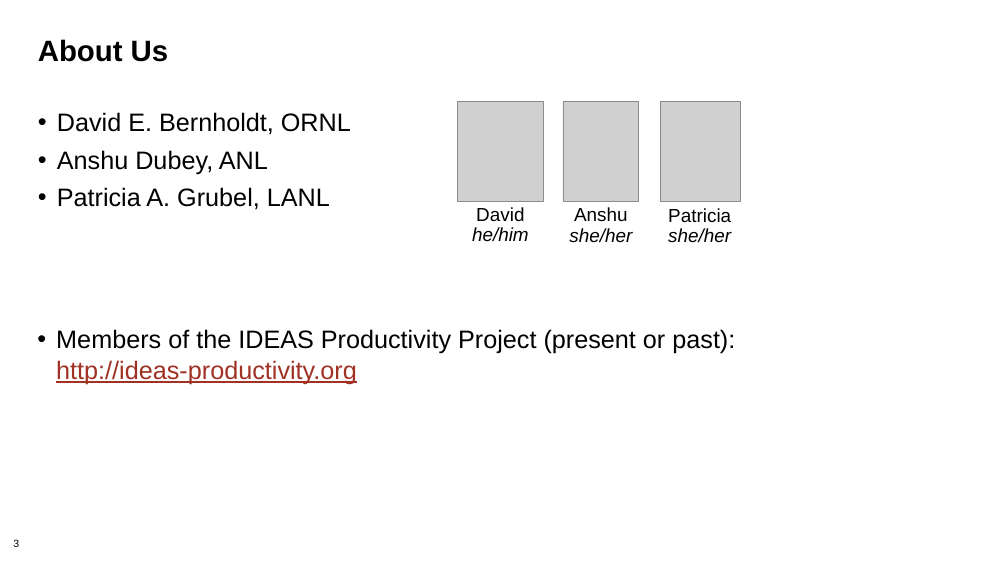
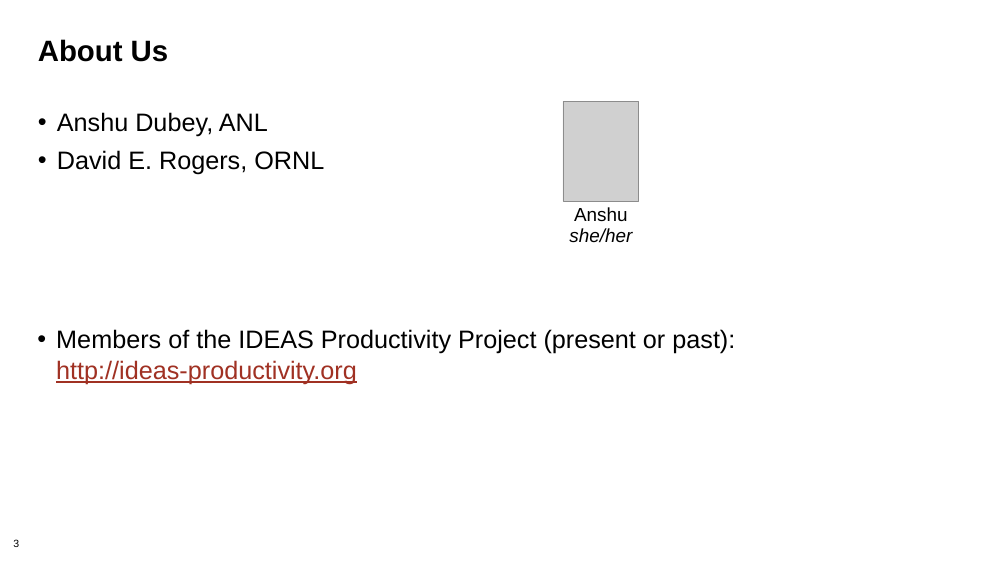
Before and after one commit to bssw-tutorial/presentations, a slide deck: slide 3 of intro-a.pptx. Drawn at 1008x567 pixels with LibreOffice and Linux fonts; fonts in the diff are those of the drawing; grey boxes stand for pictures; background and template pictures are left out. Boxes give left, top, right and bottom in pixels: in the first picture for what was removed or moved away, otherwise in the second. Text is boxed around its words. In the diff, an @@ line names an element or a change of style, - is before the commit and + after.

```diff
--- a/intro-a.pptx
+++ b/intro-a.pptx
@@ text at bbox=[57, 112, 351, 135]: paragraph removed @@
-• David E. Bernholdt, ORNL
@@ picture removed at bbox=[457, 101, 544, 201] @@
@@ picture removed at bbox=[660, 101, 740, 201] @@
@@ text at bbox=[57, 150, 324, 174]: text changed @@
-• Patricia A. Grubel, LANL
+• David E. Rogers, ORNL
@@ text removed at bbox=[472, 207, 529, 242] @@
-David
-he/him
@@ text removed at bbox=[668, 208, 731, 243] @@
-Patricia
-she/her
```
Also in this commit, not shown: 4 other slides changed, 2 other files.
